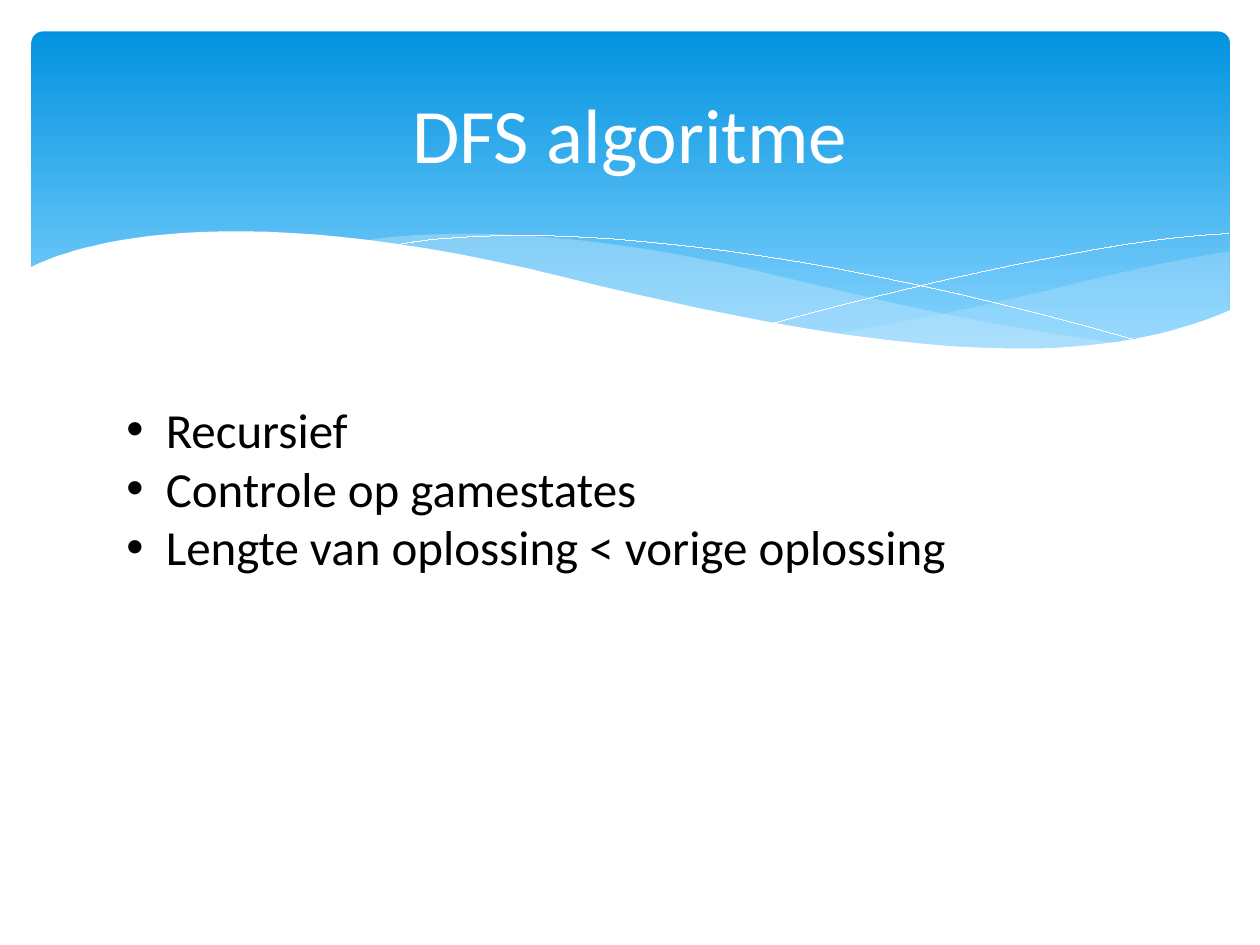
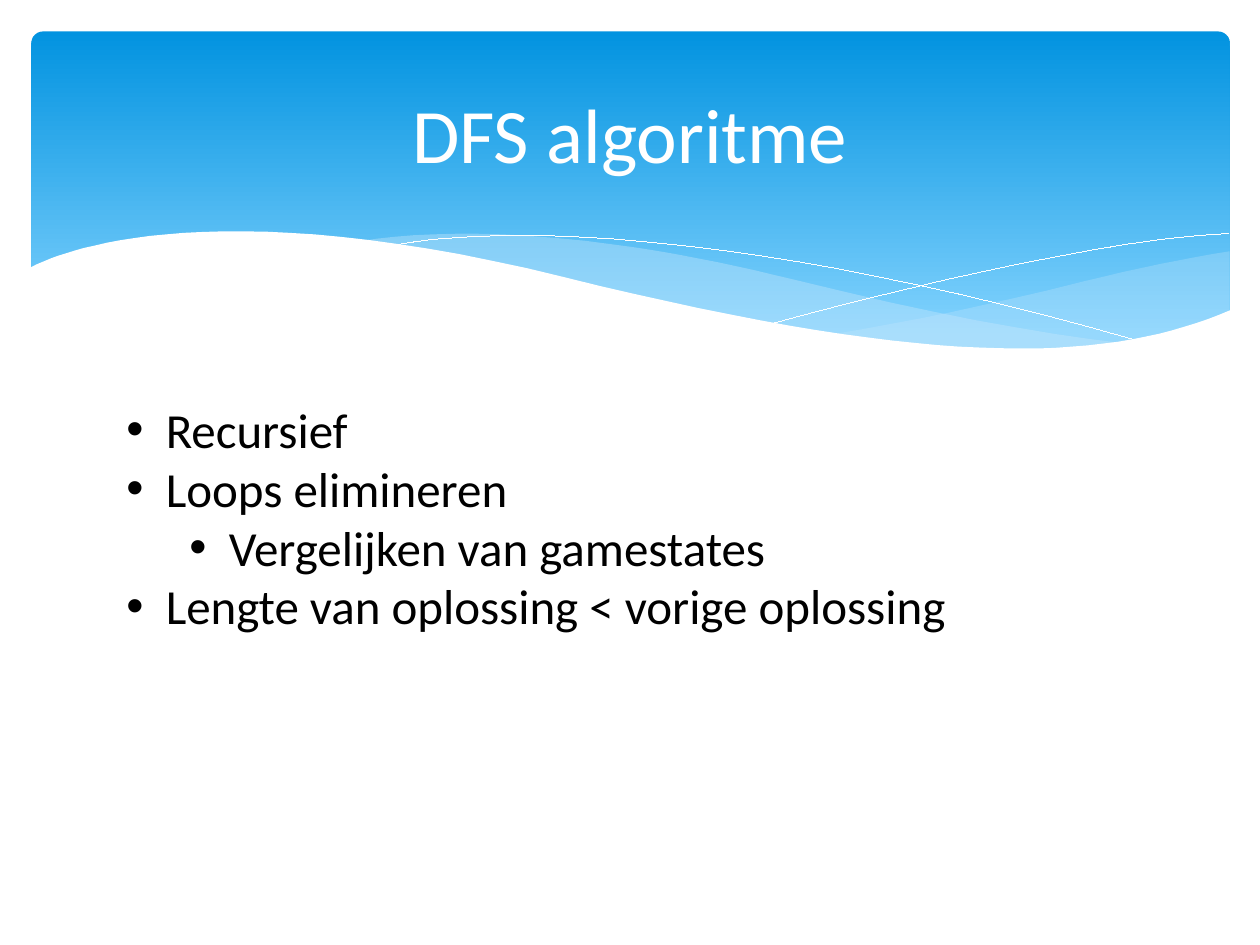
Before and after one commit to Natasjaminor/Spitsuur, a slide deck: slide 8 of presentatie 25-11.pptx. Drawn at 1260x945 pixels with LibreOffice and Linux fonts; fonts in the diff are those of the drawing. Boxes give left, top, right and bottom in pixels: in the first picture for what was removed or moved away, otherwise in the second. Text is boxed around its words. In the diff, an @@ line names an element or a change of style, - is before the commit and + after.

```diff
--- a/presentatie 25-11.pptx
+++ b/presentatie 25-11.pptx
@@ text at [166,473,765,575]: text changed @@
-• Controle op gamestates
+• Loops elimineren
+  • Vergelijken van gamestates
```
Also in this commit, not shown: 3 other slides changed.
